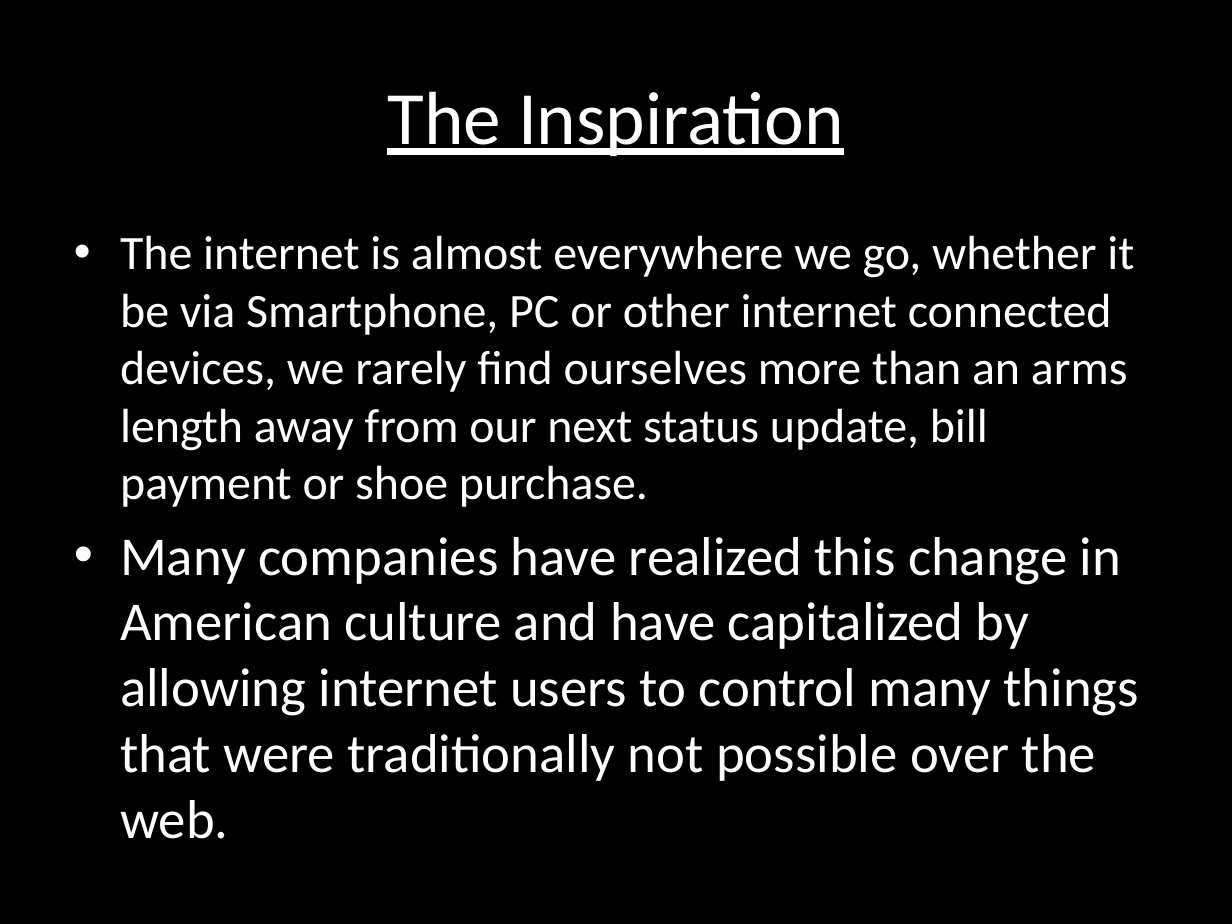
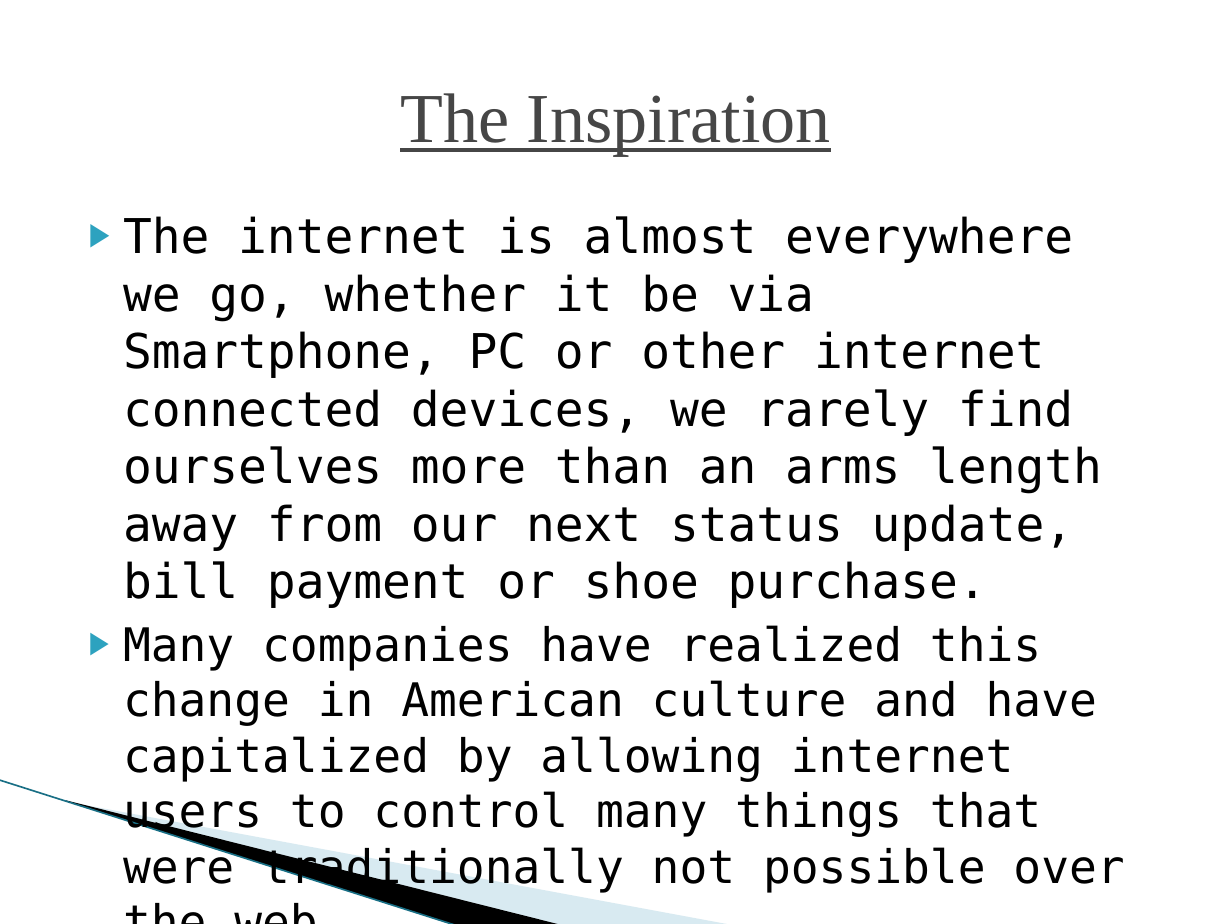
Before and after one commit to nomastmas/raichu, a slide deck: slide 2 of docs/final_presentation_class.pptx. Drawn at 1232x924 pixels with LibreOffice and Linux fonts; fonts in the diff are those of the drawing; background and template pictures are left out. Boxes give left, top, right and bottom in pixels: in the first picture for what was removed or moved away, otherwise in the second. Text is boxed around its words. In the diff, an @@ line names an element or a change of style, - is before the commit and + after.

Commit message:
formatted class version

```diff
--- a/docs/final_presentation_class.pptx
+++ b/docs/final_presentation_class.pptx
@@ background #000000 to #FFFFFF @@
@@ title "The Inspiration" at (x1=400, y1=93, x2=831, y2=156): size 44 to 41 pt, font Calibri to Times New Roman, text colour #FFFFFF to #464646 @@
@@ text "The internet is almost everywhere ..." moved from (x1=120, y1=235, x2=1138, y2=839) to (x1=123, y1=216, x2=1124, y2=893) @@
@@ text "The internet is almost everywhere ..." at (x1=123, y1=216, x2=1124, y2=893): font Calibri to DejaVu Sans Mono, text colour #FFFFFF to #000000; size 32 to 27 pt in "Many companies have realized this change in ..."; bullet • to ▶; less space between paragraphs @@
@@ line added from (0, 780) to (457, 924), #97C5D8 0.95 pt @@
@@ freeform shape added at (x1=65, y1=800, x2=563, y2=924), fill #000000 @@
@@ freeform shape added at (x1=68, y1=801, x2=733, y2=924), fill #A0CBDC at 40% opacity @@
```
Also in this commit, not shown: 5 other slides changed.
